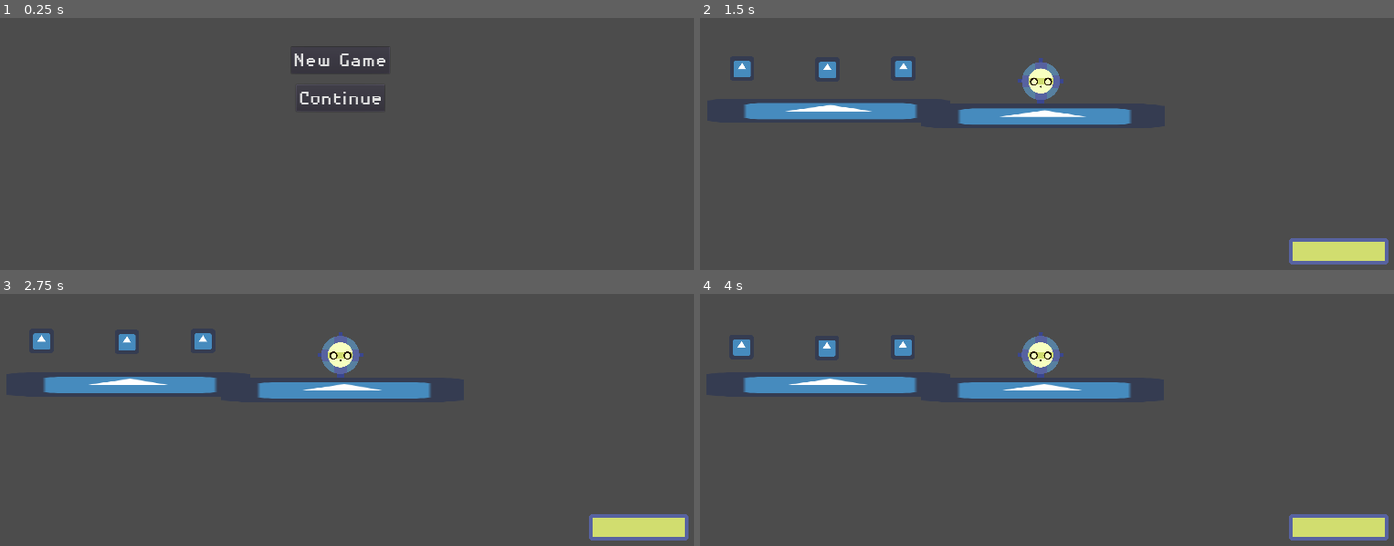
Above: before the commit, frames 1-4 (two rows, left to right).
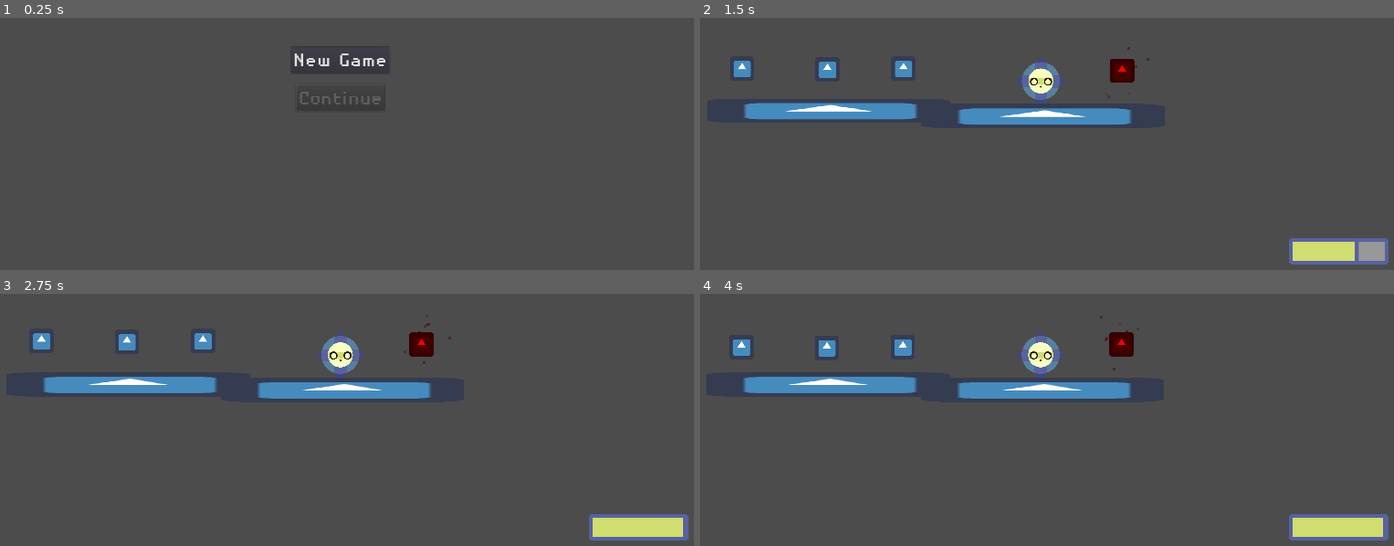
Above: after the commit, the same moments.

Repository: KoshakiDev/GodotWildJam13Mar2021
Game: Godot game, scene res://Source/Menus/MainMenu.tscn
The game is run twice, just before and just after one commit, with the same random seed, the same clock (stepped at 60 frames per second) and the same inputs. The engine's default icon, where the game draws it, is replaced by a stand-in: a white triangle on a blue panel in a dark square.
Inputs (mouse positions are in pixels of both pictures, inside the frame that each line leads up to):
- Up to frame 1 (0.25 s): no input
- Up to frame 2 (1.5 s): click "New Game" at 0.5 s; move the mouse to (1199, 58) at 1.27 s; hold Right (move_right) from 1.28 s (still down); hold Middle mouse button (middle_click) from 1.28 s (still down); click (1199, 58) at 1.42 s
- Up to frame 3 (2.75 s): release Right (move_right) at 2 s; release Middle mouse button (middle_click) at 2 s; drag from (194, 374) to (41, 346) at 2.02 s
- Up to frame 4 (4 s): move the mouse to (outside the picture) at 2.77 s; hold Right (move_right) 2.78-3.5 s; hold Mouse wheel up (zoom_in) 2.78-3.5 s; tap Enter at 3.5 s; drag from (1005, 437) to (824, 344) at 3.52 s

The runs differ from the first frame. In frame 1, 0.2% of the frame differs, in the area x 43-55%, y 29-35%; in frame 2, 0.7%, in the area x 58-99%, y 11-97%; in frame 3, 0.4%; in frame 4, 0.4%.

Commit message:
Added functional level transitions

Diff:
--- a/Source/Autoloads/Globals.gd
+++ b/Source/Autoloads/Globals.gd
@@ -1,29 +1,68 @@
 extends Node
 
+
+const save_name := "Global.res"
+
+
 var current_level: Level
+var last_played_level: PackedScene
 
 var player: Player
 var hud: HUD
 var module_ui
 
+var global_save: GlobalSave
 
-func _init():
-	player = preload("res://Source/Entities/Player/Player.tscn").instance()
 
 func _ready():
+	player = preload("res://Source/Entities/Player/Player.tscn").instance()
+	hud = preload("res://Source/HUD/HUD.tscn").instance()
+	module_ui = preload("res://Source/HUD/ModuleUI/ModuleUI.tscn").instance()
+
+	add_child(player)
+	add_child(hud)
+	add_child(module_ui)
+
+	player.setup(hud)
+	module_ui.setup(player)
+
+	remove_child(player)
+	remove_child(hud)
+	remove_child(module_ui)
+
+	load_data()
 	Events.connect("game_save_requested", self, "save_data")
 
 func _notification(what):
 	if (what == MainLoop.NOTIFICATION_WM_QUIT_REQUEST):
 		Events.emit_signal("game_save_requested")
 
-func save_data():
+
+func save_data() -> void:
+	if not global_save:
+		global_save = GlobalSave.new()
 	if current_level:
+		global_save.last_played_level_path = current_level.filename
+		# Save the data of the levela and the player.
 		current_level.save_data()
 		player.save_data()
+	else:
+		global_save.last_played_level_path = ""
+	SaveManager.save_data(global_save, save_name)
+
+func load_data() -> void:
+	global_save = SaveManager.load_data(save_name)
+	if global_save:
+		var last_played_level_path: String = global_save.last_played_level_path
+		if last_played_level_path != "":
+			last_played_level = load(last_played_level_path)
+	else:
+		save_data()
 
 func reparent_node(node: Node, new_parent: Node, custom_owner: Node = null) -> void:
 	var old_parent = node.get_parent()
+	if old_parent == new_parent:
+		return
 	if old_parent:
 		old_parent.call_deferred("remove_child", node)
 	new_parent.call_deferred("add_child", node)
@@ -41,6 +80,10 @@
 		# The player is then added to the next level in Level._ready().
 		if current_level.is_a_parent_of(player):
 			player.get_parent().remove_child(player)
+		if current_level.is_a_parent_of(hud):
+			hud.get_parent().remove_child(hud)
+		if current_level.is_a_parent_of(module_ui):
+			module_ui.get_parent().remove_child(module_ui)
 	change_scene(level)
 	current_level = level
 
--- a/Source/HUD/ModuleUI/ModuleUI.tscn
+++ b/Source/HUD/ModuleUI/ModuleUI.tscn
@@ -8,6 +8,7 @@
 [ext_resource path="res://Source/HUD/ModuleUI/Viewport.gd" type="Script" id=7]
 
 [node name="ModuleUI" type="MarginContainer"]
+visible = false
 anchor_right = 1.0
 anchor_bottom = 1.0
 mouse_filter = 2
@@ -96,7 +97,7 @@
 handle_input_locally = false
 disable_3d = true
 usage = 0
-render_target_update_mode = 3
+render_target_update_mode = 0
 script = ExtResource( 7 )
 
 [node name="Modules" type="Node2D" parent="Panel/MarginContainer/HBoxContainer/Character/MarginContainer/ViewportContainer/Viewport"]
--- a/Source/Levels/CollisionShape2D.gd
+++ /dev/null
@@ -1 +0,0 @@
-extends CollisionShape2D
--- a/Source/Levels/Level.gd
+++ b/Source/Levels/Level.gd
@@ -7,24 +7,23 @@
 # method called with this resource.
 var level_save: LevelSave
 
-onready var hud := $UILayer/HUD
-onready var module_ui := $UILayer/ModuleUI
+onready var ui_layer := $UILayer
 onready var spawn_position := $SpawnPosition
 onready var entities := $Entities
 
-func _ready():
+func _ready() -> void:
 	# If the data could not be loaded, create new level data and save it (both
 	# done by the save method).
-	if not load_data():
-		save_data()
+	load_data()
 
 	entities.add_child(Globals.player)
+
+	Globals.reparent_node(Globals.hud, ui_layer)
+	Globals.reparent_node(Globals.module_ui, ui_layer)
+
 	Globals.player.global_position = spawn_position.global_position
-	Globals.player.setup(hud)
 
-	module_ui.setup(Globals.player)
-
-func save_data():
+func save_data() -> void:
 	if not level_save:
 		level_save = LevelSave.new()
 	for node in get_tree().get_nodes_in_group("save"):
@@ -33,11 +32,11 @@
 
 	SaveManager.save_data(level_save, name + ".res")
 
-func load_data() -> bool:
+func load_data() -> void:
 	level_save = SaveManager.load_data(name + ".res")
-	if not level_save:
-		return false
-	for node in get_tree().get_nodes_in_group("save"):
-		if is_a_parent_of(node):
-			node.load_data(level_save)
-	return true
+	if level_save:
+		for node in get_tree().get_nodes_in_group("save"):
+			if is_a_parent_of(node):
+				node.load_data(level_save)
+	else:
+		save_data()
--- a/Source/Levels/Level.tscn
+++ b/Source/Levels/Level.tscn
@@ -1,7 +1,5 @@
-[gd_scene load_steps=4 format=2]
+[gd_scene load_steps=2 format=2]
 
-[ext_resource path="res://Source/HUD/ModuleUI/ModuleUI.tscn" type="PackedScene" id=1]
-[ext_resource path="res://Source/HUD/HUD.tscn" type="PackedScene" id=2]
 [ext_resource path="res://Source/Levels/Level.gd" type="Script" id=3]
 
 [node name="Level" type="Node2D"]
@@ -13,11 +11,6 @@
 [node name="UILayer" type="CanvasLayer" parent="."]
 pause_mode = 2
 
-[node name="ModuleUI" parent="UILayer" instance=ExtResource( 1 )]
-visible = false
-
-[node name="HUD" parent="UILayer" instance=ExtResource( 2 )]
-
 [node name="SpawnPosition" type="Position2D" parent="."]
 
 [node name="Entities" type="Node2D" parent="."]
--- a/Source/Levels/LevelTransition/LevelChanger.gd
+++ b/Source/Levels/LevelTransition/LevelChanger.gd
@@ -1,7 +1,7 @@
 extends Area2D
 
 
-export var next_level_scene: PackedScene
+export(String, FILE, "*.tscn") var next_level_scene: String
 
 
 func _ready():
@@ -11,7 +11,7 @@
 
 func _on_LevelChanger_body_entered(body):
 	if body is Player:
-		var next_level = next_level_scene.instance()
+		var next_level = load(next_level_scene).instance()
 		if next_level is Level:
 			Globals.change_level(next_level)
 		else:
--- a/Source/Levels/LevelTransition/LevelChanger.tscn
+++ b/Source/Levels/LevelTransition/LevelChanger.tscn
@@ -1,15 +1,51 @@
-[gd_scene load_steps=3 format=2]
+[gd_scene load_steps=10 format=2]
 
 [ext_resource path="res://icon.png" type="Texture" id=1]
 [ext_resource path="res://Source/Levels/LevelTransition/LevelChanger.gd" type="Script" id=2]
+[ext_resource path="res://Resources/Art/Particles/WhiteParticle.png" type="Texture" id=3]
+
+[sub_resource type="Gradient" id=1]
+colors = PoolColorArray( 0.321569, 0, 0, 1, 0.321569, 0, 0, 0 )
+
+[sub_resource type="GradientTexture" id=2]
+gradient = SubResource( 1 )
+
+[sub_resource type="Curve" id=3]
+_data = [ Vector2( 0, 1 ), 0.0, 0.0, 0, 0, Vector2( 1, 0.645455 ), -0.812834, 0.0, 0, 0 ]
+
+[sub_resource type="CurveTexture" id=4]
+curve = SubResource( 3 )
+
+[sub_resource type="ParticlesMaterial" id=5]
+lifetime_randomness = 0.5
+flag_disable_z = true
+spread = 180.0
+gravity = Vector3( 0, 0, 0 )
+initial_velocity = 200.0
+initial_velocity_random = 0.5
+orbit_velocity = 0.5
+orbit_velocity_random = 0.0
+scale_curve = SubResource( 4 )
+color_ramp = SubResource( 2 )
+
+[sub_resource type="RectangleShape2D" id=6]
+extents = Vector2( 32, 32 )
 
 [node name="LevelChanger" type="Area2D"]
 script = ExtResource( 2 )
+
+[node name="Particles2D" type="Particles2D" parent="."]
+amount = 20
+preprocess = 1.0
+visibility_rect = Rect2( -125, -125, 250, 250 )
+process_material = SubResource( 5 )
+texture = ExtResource( 3 )
 
 [node name="Sprite" type="Sprite" parent="."]
 modulate = Color( 1, 0, 0, 1 )
 texture = ExtResource( 1 )
 
 [node name="CollisionShape2D" type="CollisionShape2D" parent="."]
+shape = SubResource( 6 )
 
 [connection signal="body_entered" from="." to="." method="_on_LevelChanger_body_entered"]
--- a/Source/Levels/DebugLevel.tscn
+++ b/Source/Levels/Levels/DebugLevel.tscn
@@ -1,7 +1,7 @@
 [gd_scene load_steps=8 format=2]
 
 [ext_resource path="res://Source/Obstacles/Platform.tscn" type="PackedScene" id=1]
-[ext_resource path="res://Source/Levels/DebugLevel.gd" type="Script" id=2]
+[ext_resource path="res://Source/Levels/Levels/DebugLevel.gd" type="Script" id=2]
 [ext_resource path="res://Source/HUD/HUD.tscn" type="PackedScene" id=3]
 [ext_resource path="res://Source/Entities/Player/Player.tscn" type="PackedScene" id=4]
 [ext_resource path="res://Source/HUD/ModuleUI/ModuleUI.tscn" type="PackedScene" id=5]
--- a/Source/Levels/SaveTestLevel.tscn
+++ b/Source/Levels/Levels/SaveTestLevel.tscn
@@ -6,6 +6,7 @@
 [ext_resource path="res://Source/Modules/GravityNuller/GravityNuller.tscn" type="PackedScene" id=4]
 [ext_resource path="res://Source/Obstacles/Platform.tscn" type="PackedScene" id=5]
 [ext_resource path="res://Source/Entities/Pickups/ModulePickup.tscn" type="PackedScene" id=6]
+[ext_resource path="res://Source/Levels/LevelTransition/LevelChanger.tscn" type="PackedScene" id=7]
 
 [node name="SaveTestLevel" instance=ExtResource( 1 )]
 
@@ -39,3 +40,7 @@
 [node name="ModulePickup3" parent="Entities/Pickups" index="2" instance=ExtResource( 6 )]
 position = Vector2( 927.616, 356.537 )
 module_scene = ExtResource( 2 )
+
+[node name="LevelChanger" parent="Entities" index="1" instance=ExtResource( 7 )]
+position = Vector2( 1502.3, 359.715 )
+next_level_scene = "res://Source/Levels/Levels/SaveTestLevel2.tscn"
--- /dev/null
+++ b/Source/Levels/Levels/SaveTestLevel2.tscn
@@ -0,0 +1,24 @@
+[gd_scene load_steps=4 format=2]
+
+[ext_resource path="res://Source/Levels/Level.tscn" type="PackedScene" id=1]
+[ext_resource path="res://Source/Obstacles/Platform.tscn" type="PackedScene" id=2]
+[ext_resource path="res://Source/Levels/LevelTransition/LevelChanger.tscn" type="PackedScene" id=4]
+
+[node name="SaveTestLevel2" instance=ExtResource( 1 )]
+
+[node name="SpawnPosition" parent="." index="1"]
+position = Vector2( 341.614, 215.756 )
+
+[node name="Platforms" type="Node2D" parent="." index="2"]
+__meta__ = {
+"_edit_lock_": true
+}
+
+[node name="Platform" parent="Platforms" index="0" instance=ExtResource( 2 )]
+position = Vector2( 395.495, 387.316 )
+
+[node name="LevelChangers" type="Node2D" parent="Entities" index="0"]
+
+[node name="LevelChanger" parent="Entities/LevelChangers" index="0" instance=ExtResource( 4 )]
+position = Vector2( 644.272, 266.699 )
+next_level_scene = "res://Source/Levels/Levels/SaveTestLevel.tscn"
--- a/Source/Levels/RigidBody2D.gd
+++ /dev/null
@@ -1,31 +0,0 @@
-extends RigidBody2D
-
-export var distance: float = 100
-
-
-var extended := false
-var finished := true
-var original_position: Vector2
-
-onready var tween := $Tween
-
-func _unhandled_input(event):
-	if event.is_action_pressed("jump"):
-		if not extended and finished:
-			print("Jumping")
-			original_position = position
-			finished = false
-			extended = true
-			tween.interpolate_property(self, "position", position,
-			position + (Vector2.DOWN*distance).rotated(rotation), .5, Tween.TRANS_CUBIC, Tween.EASE_IN)
-			tween.start()
-
-func _on_Tween_tween_completed(object, key):
-	if object == self and key == ":position":
-		if extended:
-			tween.interpolate_property(self, "position", position,
-				original_position, .5, Tween.TRANS_CUBIC, Tween.EASE_IN)
-			tween.start()
-			extended = false
-		else:
-			finished = true
--- a/Source/Menus/MainMenu.gd
+++ b/Source/Menus/MainMenu.gd
@@ -2,10 +2,14 @@
 
 
 
+func _ready():
+	if not Globals.last_played_level:
+		$VBoxContainer/ContinueButton.disabled = true
+
 func _on_StartButton_pressed():
 	SaveManager.reset_saves()
-	Globals.change_level(preload("res://Source/Levels/SaveTestLevel.tscn").instance())
+	Globals.change_level(load("res://Source/Levels/Levels/SaveTestLevel.tscn").instance())
 
 
 func _on_ContinueButton_pressed():
-	Globals.change_level(preload("res://Source/Levels/SaveTestLevel.tscn").instance())
+	Globals.change_level(Globals.last_played_level.instance())
--- a/Source/Modules/ModuleManager.gd
+++ b/Source/Modules/ModuleManager.gd
@@ -60,6 +60,9 @@
 			module_container.world_module.module.toggle(false)
 			draining_modules.erase(module_container)
 
+func _ready():
+	# Refill energy initially.
+	refill_energy()
 
 # Sets up the ModuleManager for use. Needs to be called after the player is ready.
 func setup(player) -> void:
@@ -72,9 +75,6 @@
 
 	# Register the modules.
 	register_module(head)
-
-	# Refill energy initially.
-	refill_energy()
 
 # Registers a module to add its weight, reserved energy and add it's input action.
 # Automatically subtracts those values when the module is freed (see _on_module_removed)
--- a/Source/Modules/WorldModule.gd
+++ b/Source/Modules/WorldModule.gd
@@ -13,9 +13,9 @@
 func _init(module: Module).(module):
 	pass
 
+
 func setup(body: RigidBody2D) -> void:
 	module._body = body
-	add_colliders_to(body)
 
 func use(event: InputEvent) -> void:
 	module.use(event)
@@ -38,13 +38,15 @@
 			# Reparent the collider to the player (Rigidbody2D).
 			Globals.reparent_node(collider, body)
 
+func _on_module_tree_entered() -> void:
+	add_colliders_to(module._body)
+
 # When the module is removed, also remove it's colliders from the player.
 func _on_module_exit_tree() -> void:
 	if not colliders:
 		return
 	for collider in colliders:
 		Globals.reparent_node(collider, module.get_node("CollisionBoxes"))
-#		collider.queue_free()
 
 func reposition(new_position: Vector2, new_rotation: float):
 	.reposition(new_position, new_rotation)
@@ -56,5 +58,7 @@
 func set_module(new_module: Module) -> void:
 	if module:
 		module.disconnect("tree_exiting", self, "_on_module_exit_tree")
+		module.disconnect("tree_entered", self, "_on_module_tree_entered")
 	.set_module(new_module)
 	module.connect("tree_exiting", self, "_on_module_exit_tree")
+	module.connect("tree_entered", self, "_on_module_tree_entered")
--- /dev/null
+++ b/Source/Saves/GlobalSave.gd
@@ -0,0 +1,5 @@
+class_name GlobalSave
+extends Save
+
+
+export var last_played_level_path: String
--- a/project.godot
+++ b/project.godot
@@ -24,6 +24,11 @@
 "language": "GDScript",
 "path": "res://Source/Modules/Connector.gd"
 }, {
+"base": "Save",
+"class": "GlobalSave",
+"language": "GDScript",
+"path": "res://Source/Saves/GlobalSave.gd"
+}, {
 "base": "Control",
 "class": "HUD",
 "language": "GDScript",
@@ -98,6 +103,7 @@
 "CharacterModule": "",
 "CharacterSave": "",
 "Connector": "",
+"GlobalSave": "",
 "HUD": "",
 "InventoryModule": "",
 "InventorySave": "",
@@ -122,9 +128,9 @@
 
 [autoload]
 
-Globals="*res://Source/Autoloads/Globals.gd"
 Events="*res://Source/Autoloads/Events.gd"
 SaveManager="*res://Source/Autoloads/SaveManager.gd"
+Globals="*res://Source/Autoloads/Globals.gd"
 
 [display]
 
Binary file added: Resources/Art/Particles/WhiteParticle.png
Not shown, added: Resources/Art/Particles/WhiteParticle.png.import
Renamed: Source/Levels/DebugLevel.gd -> Source/Levels/Levels/DebugLevel.gd
Not shown: 1 places in Source/Levels/Levels/SaveTestLevel.tscn that only renumber resources
